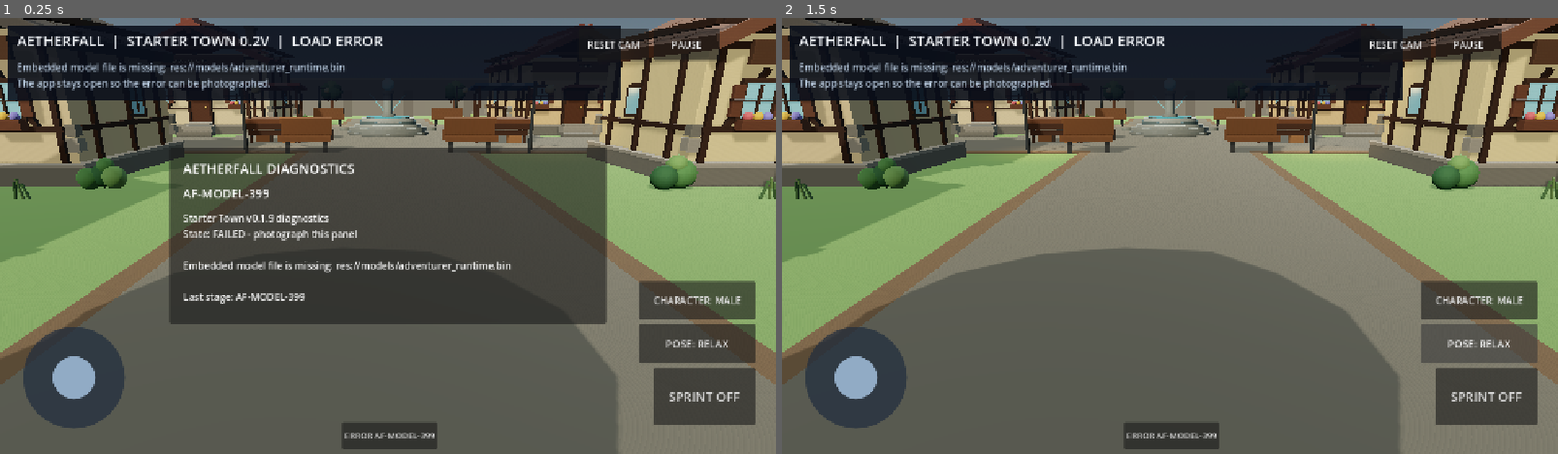
Above: before the commit, frames 1-2 (left to right).
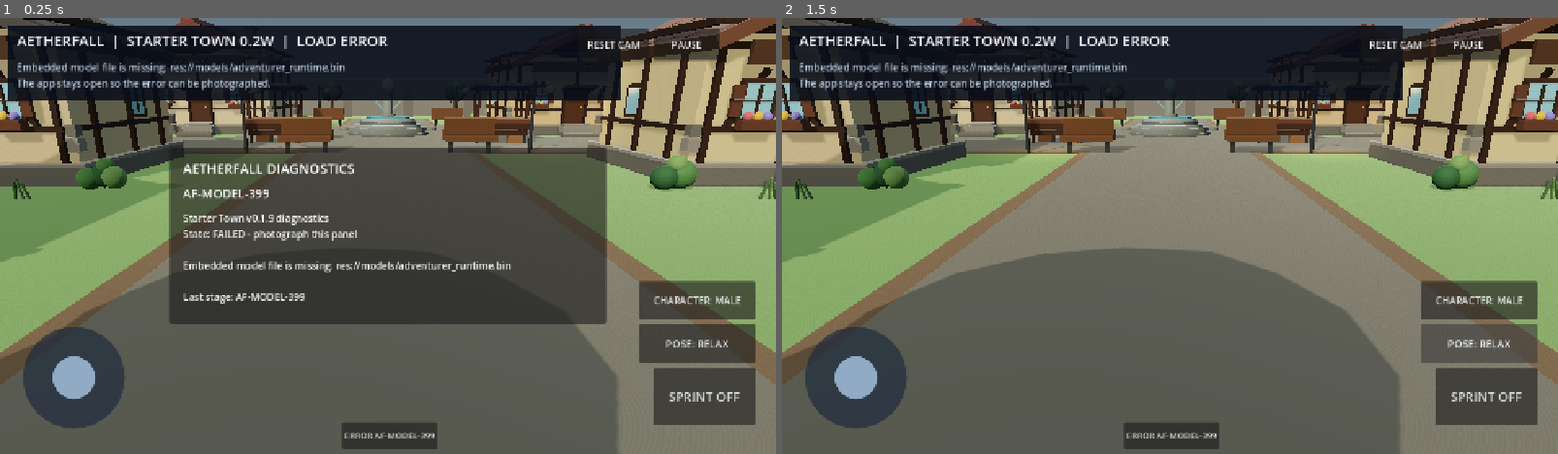
Above: after the commit, the same moments.

Repository: demetrecerrone-star/Aetherfall
Game: Godot game, scene res://starter_town.tscn
Same seed, same stepped clock (60 frames per second), same inputs: the game is played once before the commit and once after it.
Inputs:
- Up to frame 1 (0.25 s): no input
- Up to frame 2 (1.5 s): click "ERROR AF-MODEL-399" at 0.5 s; click "POSE: RELAX" at 1.25 s

The runs differ from the first frame. In frame 1, 0.3% of the frame differs, in the area x 33-50%, y 4-8%; in frame 2, 0.3%.

Commit message:
Starter Town 0.2W: solid barrel and lamp post collision, leave soft bushes traversable

Diff:
--- a/cleanroom/starter_town.gd
+++ b/cleanroom/starter_town.gd
@@ -686,6 +686,7 @@
         _box(stall, "AwningStripe", Vector3(0.54, 0.12, 1.72), Vector3(sx, 2.52, -0.04), stripe_color, Vector3(-8, 0, 0), 0.84)
     _box(stall, "CrateA", Vector3(0.62, 0.55, 0.62), Vector3(-0.70, 0.30, -0.35), Color("#79543a"))
     _box(stall, "CrateB", Vector3(0.55, 0.40, 0.55), Vector3(0.62, 0.22, 0.30), Color("#875f40"))
+    # Includes the four wooden StallPost supports and the stocked counter.
     _add_blocker(Vector2(position.x, position.z), Vector2(2.65, 1.72), PLAYER_WORLD_RADIUS + 0.025)
 
 func _add_bench(position: Vector3, yaw: float = 0.0) -> void:
@@ -710,6 +711,10 @@
     _cylinder(barrel, "Barrel", 0.34, 0.82, Vector3(0, 0.41, 0), Color("#765039"))
     _cylinder(barrel, "BandLow", 0.355, 0.07, Vector3(0, 0.18, 0), Color("#333638"), 0.45)
     _cylinder(barrel, "BandHigh", 0.355, 0.07, Vector3(0, 0.64, 0), Color("#333638"), 0.45)
+    # The barrel and its iron bands need a shared footprint. Leave just
+    # a couple of centimeters beyond the visible rim plus player radius.
+    _add_circle_blocker(Vector2(position.x, position.z), 0.355, PLAYER_WORLD_RADIUS + 0.025)
+    _add_camera_obstacle(position + Vector3(0.0, 0.41, 0.0), Vector3(0.71, 0.82, 0.71))
 
 func _add_lamp(position: Vector3) -> void:
     var lamp := Node3D.new()
@@ -725,6 +730,10 @@
     glow.omni_range = 3.8
     glow.shadow_enabled = false
     lamp.add_child(glow)
+    # Freestanding street lamps were previously visual-only: fit collision to
+    # the narrow base instead of a giant invisible square around the lantern.
+    _add_circle_blocker(Vector2(position.x, position.z), 0.08, PLAYER_WORLD_RADIUS + 0.025)
+    _add_camera_obstacle(position + Vector3(0.0, 1.35, 0.0), Vector3(0.16, 2.70, 0.16))
 
 func _add_wall_segment(position: Vector3, size: Vector3) -> void:
     var stone := Color("#716f68")
@@ -1255,7 +1264,7 @@
 
 func _set_status(title: String, detail: String) -> void:
     if _status != null:
-        _status.text = "AETHERFALL  |  STARTER TOWN 0.2V  |  " + title
+        _status.text = "AETHERFALL  |  STARTER TOWN 0.2W  |  " + title
     if _detail != null:
         _detail.text = detail
 
--- a/cleanroom/tests/collision_camera_test.gd
+++ b/cleanroom/tests/collision_camera_test.gd
@@ -81,10 +81,54 @@
     if bool(town.call("_world_point_blocked", Vector2(-22.0, -23.80))):
         _fail("North wall buttress blocks empty air")
         return
+    # Barrels are solid but not surrounded by invisible walls. Three barrels
+    # are scattered around the blacksmith and the general shop.
+    var barrel_positions := [
+        Vector2(-15.75, 7.35),
+        Vector2(-15.75, 8.25),
+        Vector2(15.20, 8.10)
+    ]
+    for barrel_pos in barrel_positions:
+        if not bool(town.call("_world_point_blocked", barrel_pos)):
+            _fail("Barrel is no-clipping at " + str(barrel_pos))
+            return
+        var away: float = -1.0 if barrel_pos.x < 0.0 else 1.0
+        if not bool(town.call("_world_point_blocked", barrel_pos + Vector2(away * 0.65, 0.0))):
+            _fail("Barrel rim permits clipping at " + str(barrel_pos))
+            return
+        if bool(town.call("_world_point_blocked", barrel_pos + Vector2(away * 0.86, 0.0))):
+            _fail("Barrel collision has too much invisible clearance at " + str(barrel_pos))
+            return
+
+    # Street lamp bases need collision even while the poles remain slim.
+    var lamp_positions := [
+        Vector2(-4.70, -10.25),
+        Vector2(4.70, -10.25),
+        Vector2(-5.45, 4.45),
+        Vector2(5.45, 4.45)
+    ]
+    for lamp_pos in lamp_positions:
+        var away: float = -1.0 if lamp_pos.x < 0.0 else 1.0
+        if not bool(town.call("_world_point_blocked", lamp_pos + Vector2(away * 0.40, 0.0))):
+            _fail("Freestanding post still no-clips at " + str(lamp_pos))
+            return
+        if bool(town.call("_world_point_blocked", lamp_pos + Vector2(away * 0.55, 0.0))):
+            _fail("Post has too much invisible clearance at " + str(lamp_pos))
+            return
+    # Vendor stalls already have a counter-sized body that includes four posts.
+    for stall_x in [-5.1, 5.1]:
+        if not bool(town.call("_world_point_blocked", Vector2(stall_x - 1.08, 0.8 + 0.46))):
+            _fail("Market stall post no longer collides")
+            return
+
+    # Small ornamental foliage should remain deliberately walk-through.
+    if bool(town.call("_world_point_blocked", Vector2(15.0, 11.0))):
+        _fail("Soft shrub unexpectedly gained solid collision")
+        return
     if not bool(town.get("_loaded")):
         _fail("Character loading failed")
         return
-    print("AETHERFALL_COLLISION_CAMERA_02U_OK: doors, grounding, tight gate towers and portcullis, all wall buttress collisions, camera shells")
+    print("AETHERFALL_COLLISION_CAMERA_02U_OK: doors, grounding, tight gate towers and portcullis, all wall buttress collisions, camera shells, solid barrels and lamp posts, soft bushes")
     town.queue_free()
     quit(0)
 
Not shown, changed: .github/workflows/starter-town-android.yml
